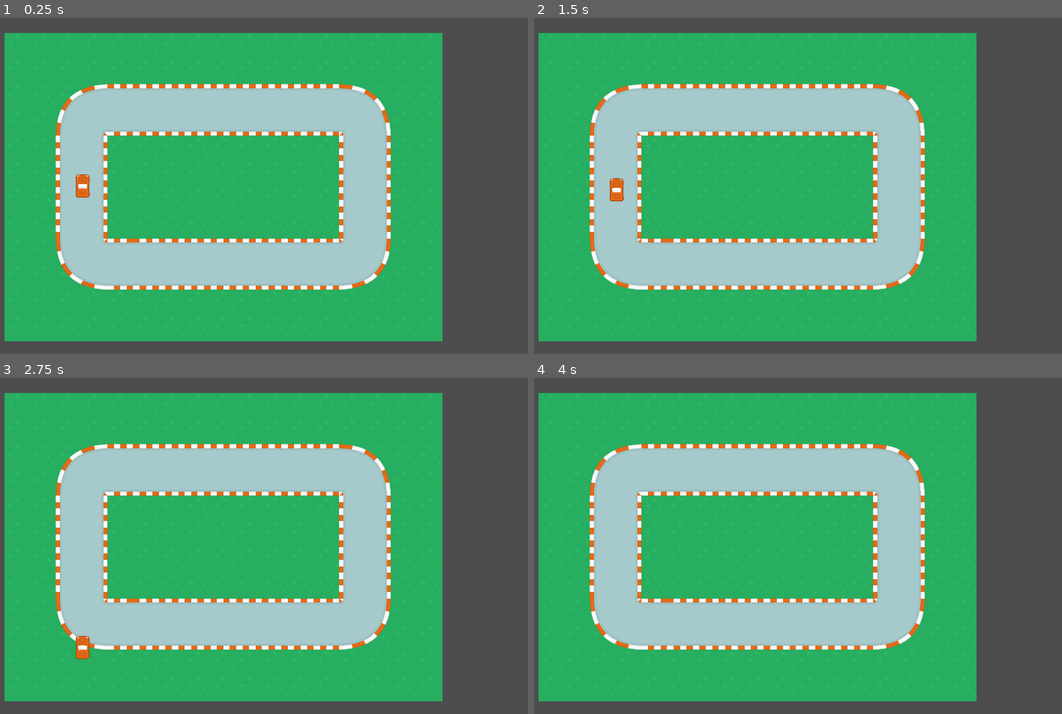
Above: before the commit, frames 1-4 (two rows, left to right).
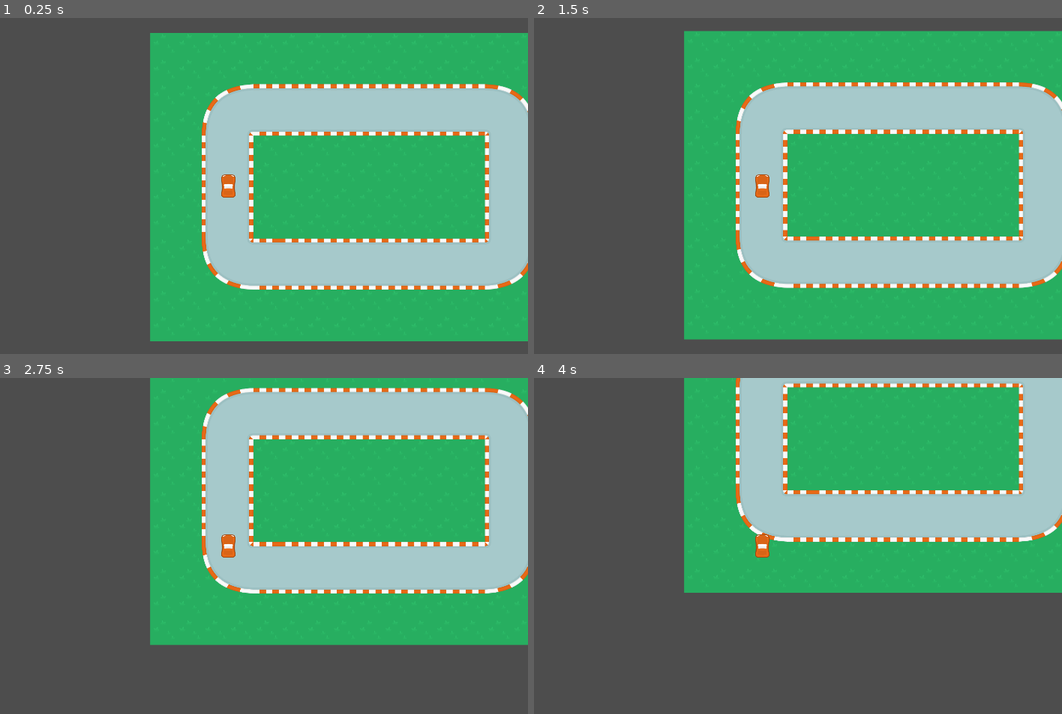
Above: after the commit, the same moments.

Repository: fredchien3/20-game-challenge
Game: Godot game, scene res://scenes/main/main.tscn
Same seed, same stepped clock (60 frames per second), same inputs: the game is played once before the commit and once after it.
Inputs:
- Up to frame 1 (0.25 s): no input
- Up to frame 2 (1.5 s): tap Enter at 0.5 s; hold Right (steer_right) 0.53-1.28 s; tap Space at 1.25 s; hold Down (accelerate_backward) from 1.28 s (still down)
- Up to frame 3 (2.75 s): release Down (accelerate_backward) at 2.03 s; hold Right (steer_right) from 2.03 s (still down)
- Up to frame 4 (4 s): release Right (steer_right) at 2.78 s; hold Down (accelerate_backward) 2.78-3.53 s; hold Left (steer_left) from 3.53 s (still down)

The runs differ from the first frame. In frame 1, 55% of the frame differs, in the area x 0-100%, y 4-97%; in frame 2, 56%; in frame 3, 77%, in the area x 0-100%, y 0-97%; in frame 4, 70%.

Commit message:
Switch Car to RigidBody2D

Diff:
--- a/4--indy-500/scenes/car/car.gd
+++ b/4--indy-500/scenes/car/car.gd
@@ -1,26 +1,62 @@
-extends CharacterBody2D
+extends RigidBody2D
 
-var speed = 15
-var rotation_direction = 0
-var rotation_speed = 4
+var acceleration = 500
+var roll_friction = 500
+#var max_velocity = 300
+var steer_direction
+var steer_speed = 5
+var angular_velocity_limit = 2.5
 
-func _physics_process(delta: float) -> void:
+#func _draw():
+	#var fred = Vector2(1, 0) * velocity
+	#var left = Vector2(0, -1) * 100
+	#var right = Vector2(0, 1) * 100
+	#draw_line(Vector2(0,0), fred, "white", 2.0)
+	#draw_line(Vector2(0,0), left, "red", 2.0)
+	#draw_line(Vector2(0,0), right, "blue", 2.0)
+#
+#func _process(_delta):
+	#queue_redraw()
 
-	if Input.is_action_pressed("accelerate_forward")\
-	or Input.is_action_pressed("accelerate_backward"):
-		rotation_direction = Input.get_axis("steer_left", "steer_right")
-		rotation += rotation_direction * rotation_speed * delta
+#func _physics_process(delta: float) -> void:
+	#if Input.is_action_pressed("accelerate_forward") or \
+	   #Input.is_action_pressed("accelerate_backward"):
+		#steer_direction = Input.get_axis("steer_left", "steer_right")
+		#rotation += steer_direction * steer_speed * delta
+		#velocity += transform.x * Input.get_axis("accelerate_backward", "accelerate_forward") * acceleration * delta
+	#var left = Vector2(0, -1)
+	#var right = Vector2(0, 1)
+	##else:
+		##velocity.x = move_toward(velocity.x, 0, roll_friction)
+		##velocity.y = move_toward(velocity.y, 0, roll_friction)
+#
+	#move_and_slide()
 
-		velocity += transform.x * Input.get_axis("accelerate_backward", "accelerate_forward") * speed
+func _integrate_forces(state: PhysicsDirectBodyState2D) -> void:
+	var velocity := state.get_linear_velocity()
+	var step := state.get_step()
 
-	else:
-		velocity.x = move_toward(velocity.x, 0, speed)
-		velocity.y = move_toward(velocity.y, 0, speed)
+	# Get inputs
+	var accelerating := Input.is_action_pressed("accelerate_forward")
+	var decelerating := Input.is_action_pressed("accelerate_backward")
+	var steering_left := Input.is_action_pressed("steer_left")
+	var steering_right := Input.is_action_pressed("steer_right")
 
+	# Handle gas or reverse
+	if accelerating or decelerating:
+		velocity += transform.x * Input.get_axis("accelerate_backward", "accelerate_forward") * acceleration * step
+		if steering_left or steering_right:
+			steer_direction = Input.get_axis("steer_left", "steer_right")
+			if angular_velocity > -angular_velocity_limit and angular_velocity < angular_velocity_limit:
+				angular_velocity += steer_direction * steer_speed * step
 
-	#var direction := Input.get_axis("accelerate_forward", "accelerate_backward")
-	#if direction:
-		#velocity.x = direction * SPEED
-	#else:
+	# Correct course if not already steering
+	if !steering_left && !steering_right:
+		angular_velocity = move_toward(angular_velocity, 0, steer_speed * step)
 
-	move_and_slide()
+	# Roll to stop
+	if not accelerating and not decelerating and velocity != Vector2(0, 0):
+		velocity.x = move_toward(velocity.x, 0, roll_friction * step)
+		velocity.y = move_toward(velocity.y, 0, roll_friction * step)
+
+	state.set_linear_velocity(velocity)
--- a/4--indy-500/scenes/car/car.tscn
+++ b/4--indy-500/scenes/car/car.tscn
@@ -6,13 +6,14 @@
 [sub_resource type="RectangleShape2D" id="RectangleShape2D_yhfra"]
 size = Vector2(64, 112)
 
-[node name="Car" type="CharacterBody2D"]
+[node name="Car" type="RigidBody2D"]
+custom_integrator = true
 script = ExtResource("1_yhfra")
 
 [node name="Sprite2D" type="Sprite2D" parent="."]
-rotation = -4.71238
+rotation = 1.5708
 texture = ExtResource("1_yr3gr")
 
 [node name="CollisionShape2D" type="CollisionShape2D" parent="."]
-rotation = -4.71238
+rotation = 1.5708
 shape = SubResource("RectangleShape2D_yhfra")
--- a/4--indy-500/scenes/main/main.tscn
+++ b/4--indy-500/scenes/main/main.tscn
@@ -17,6 +17,7 @@
 position = Vector2(389, 763)
 rotation = -1.57079
 
-[node name="Camera2D" type="Camera2D" parent="."]
-position = Vector2(1113, 763)
+[node name="Camera2D" type="Camera2D" parent="Car"]
+position = Vector2(-2.12193e-05, -2.20537e-06)
+rotation = 1.57079
 zoom = Vector2(0.645, 0.645)
